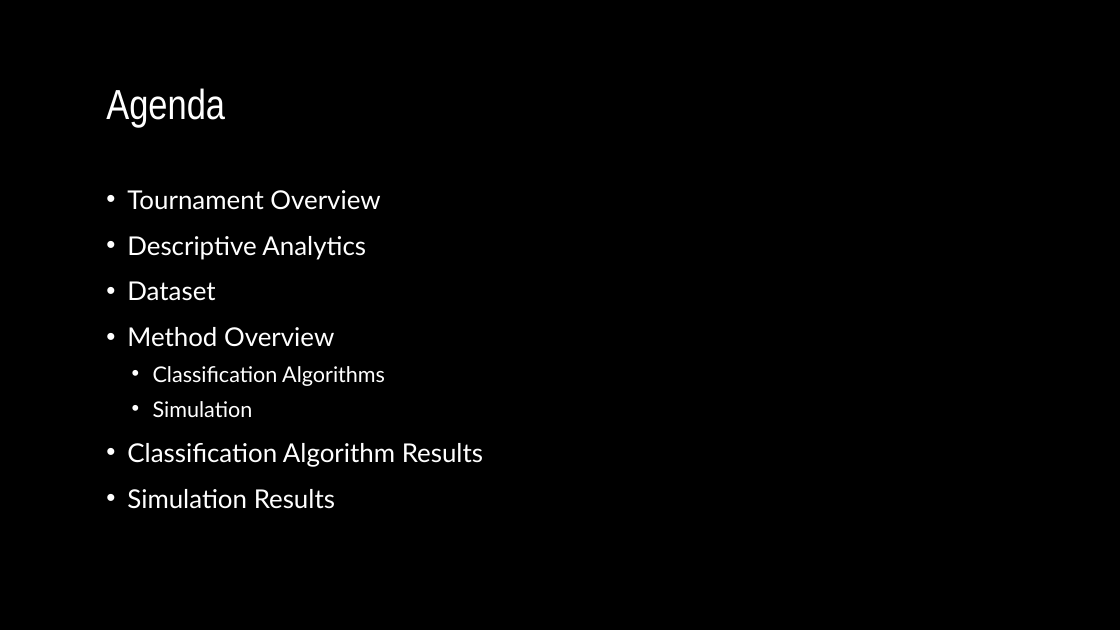
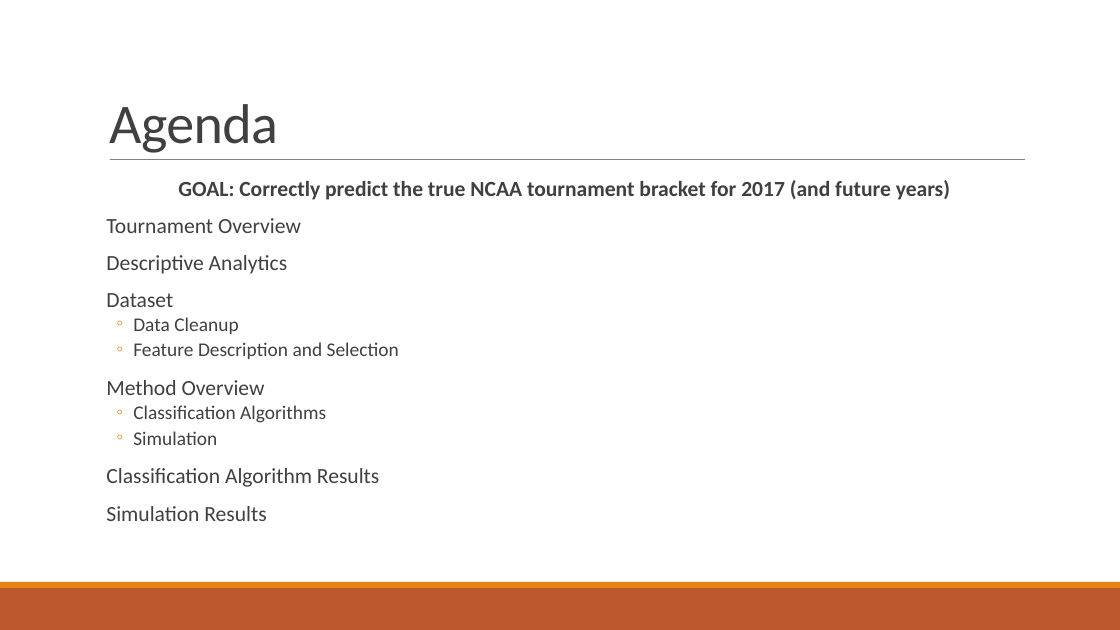
Before and after one commit to mrosendin/march-madness-machine-learning, a slide deck: slide 2 of Presentation.pptx (slide 3 before the commit). Drawn at 1120x630 pixels with LibreOffice and Linux fonts; fonts in the diff are those of the drawing; background and template pictures are left out. Boxes give left, top, right and bottom in pixels: in the first picture for what was removed or moved away, otherwise in the second. Text is boxed around its words. In the diff, an @@ line names an element or a change of style, - is before the commit and + after.

```diff
--- a/Presentation.pptx
+++ b/Presentation.pptx
@@ background picture (left out) to #FFFFFF @@
@@ title "Agenda" at (x1=109, y1=104, x2=278, y2=153): size 36 to 48 pt, font Arial Narrow to Calibri, text colour #FFFFFF to #404040, letter spacing 0 to -0.5 pt; line spacing 0.9 to 0.85 @@
@@ line added from (110, 160) to (1026, 160), #808080 0.5 pt @@
@@ text at (x1=178, y1=180, x2=950, y2=200): paragraph added @@
+  GOAL: Correctly predict the true NCAA tournament bracket for 2017 (and future years)
@@ text at (x1=106, y1=218, x2=379, y2=521): size 22.2 to 18.5 pt in "Tournament Overview", "Descriptive Analytics", "Dataset", "Method Overview" and 2 more places; font Lato to Calibri, text colour #FFFFFF to #404040 in "Tournament Overview", "Descriptive Analytics", "Dataset", "Method Overview" and 4 more places; size 18.5 to 16.6 pt in "Classification Algorithms", "Simulation"; bullet • to  ; less space between paragraphs; bullet • to ◦ @@
@@ text at (x1=133, y1=317, x2=399, y2=359): paragraphs added @@
+  ◦ Data Cleanup
+  ◦ Feature Description and Selection
@@ rectangle added at (x1=0, y1=588, x2=1120, y2=630), fill #BD582C @@
@@ rectangle added at (x1=0, y1=582, x2=1120, y2=588), fill #E48312 @@
```
Also in this commit, not shown: 5 other slides changed, 5 slides added, 4 slides removed, 2 other files.
